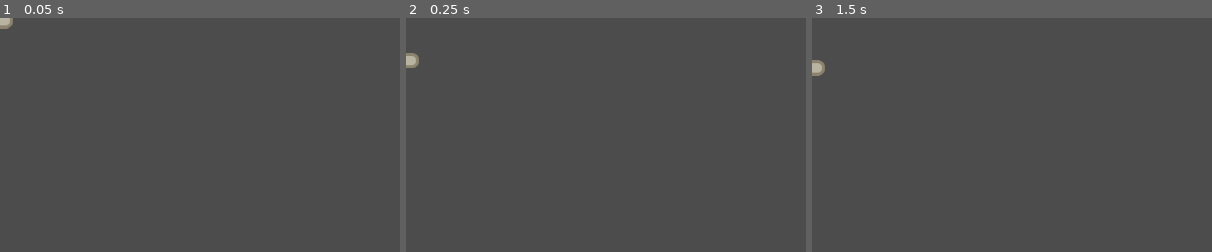
Above: before the commit, frames 1-3 (left to right).
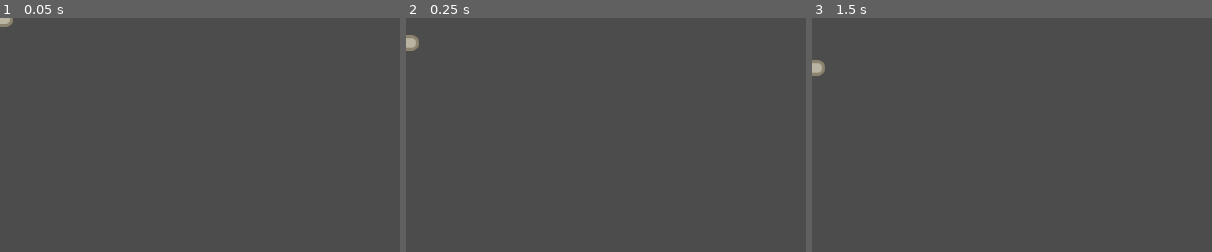
Above: after the commit, the same moments.

Repository: lendroit/tanktank
Game: Godot game, scene res://Bullets/Bullet.tscn
Same seed, same stepped clock (60 frames per second), same inputs: the game is played once before the commit and once after it. This scene is started directly instead of the project's main scene.
Inputs:
- Up to frame 1 (0.05 s): no input
- Up to frame 2 (0.25 s): no input
- Up to frame 3 (1.5 s): tap Enter at 1.25 s
The pictures show only the part of the screen within x 0-50%, y 0-50%; the shares and areas given below are measured in that part.

The runs differ from the first frame. In frame 1, less than 0.1% of the frame differs, in the area x 0-4%, y 1-5%; in frame 2, 0.4%, in the area x 0-4%, y 7-22%; in frame 3, nothing differs.
Error before the commit: Invalid call. Nonexistent function 'is_player_turn_ongoing' in base 'Nil'. (res://Bullets/Bullet.gd:39)
Error after the commit: Invalid call. Nonexistent function 'is_player_turn_ongoing' in base 'Nil'. (res://Bullets/Bullet.gd:36)

Commit message:
refactor: use global constant for animation length

Diff:
--- a/Bullets/Bullet.gd
+++ b/Bullets/Bullet.gd
@@ -5,9 +5,6 @@
 var direction = Vector2.DOWN
 var player_id = 1
 var world = null
-
-# TODO align this with Player...
-export var speed = 3
 
 func custom_init(world_param, player_id_param: int, direction_param: Vector2):
 	self.direction = direction_param
@@ -21,7 +18,7 @@
 func move_tween():
 	tween.interpolate_property(self, "position",
 		position, position + direction * Constants.GRID_SIZE,
-		1.0/speed, Tween.TRANS_SINE, Tween.EASE_IN_OUT)
+		Constants.ANIMATION_LENGTH, Tween.TRANS_SINE, Tween.EASE_IN_OUT)
 	tween.start()
 
 func _on_Bullet_body_entered(body):
--- a/Constants.gd
+++ b/Constants.gd
@@ -7,3 +7,5 @@
 
 # Do not forget to change this setting in the tiles as well!
 const GRID_SIZE = 64
+
+const ANIMATION_LENGTH = 0.5
--- a/Tank/Player.gd
+++ b/Tank/Player.gd
@@ -113,7 +113,7 @@
 func move_tween(dir):
 	tween.interpolate_property(self, "position",
 		position, position + dir * Constants.GRID_SIZE,
-		1.0/speed, Tween.TRANS_SINE, Tween.EASE_IN_OUT)
+		Constants.ANIMATION_LENGTH, Tween.TRANS_SINE, Tween.EASE_IN_OUT)
 	tween.start()
 
 func orientate_tank(movement_direction):
@@ -147,21 +147,17 @@
 func bump_against_obstacle(movement_direction):
 	tween_bump_obstacle.interpolate_property(self, "position",
 		position, position + movement_direction * Constants.GRID_SIZE * BUMP_FORCE,
-		# TODO synchronized turn time
-		BUMP_FORCE * 1.0/speed, Tween.TRANS_SINE, Tween.EASE_IN_OUT)
+		Constants.ANIMATION_LENGTH / 2.0, Tween.TRANS_SINE, Tween.EASE_IN_OUT)
 	tween_bump_obstacle.start()
 
 	yield(tween_bump_obstacle, "tween_completed")
 
 	tween_bump_obstacle.interpolate_property(self, "position",
 		position, position - movement_direction * Constants.GRID_SIZE * BUMP_FORCE,
-		# TODO synchronized turn time
-		BUMP_FORCE * 1.0/speed, Tween.TRANS_SINE, Tween.EASE_IN_OUT)
+		Constants.ANIMATION_LENGTH / 2.0, Tween.TRANS_SINE, Tween.EASE_IN_OUT)
 	tween_bump_obstacle.start()
 
 	yield(tween_bump_obstacle, "tween_completed")
-
-	# TODO make sure that animation length corresponds to other animations
 
 	end_of_action()
 
@@ -170,6 +166,5 @@
 	skip_turn()
 
 func skip_turn():
-	# TODO synchronized turn time
-	yield(get_tree().create_timer(0.3), "timeout")
+	yield(get_tree().create_timer(Constants.ANIMATION_LENGTH), "timeout")
 	end_of_action()
